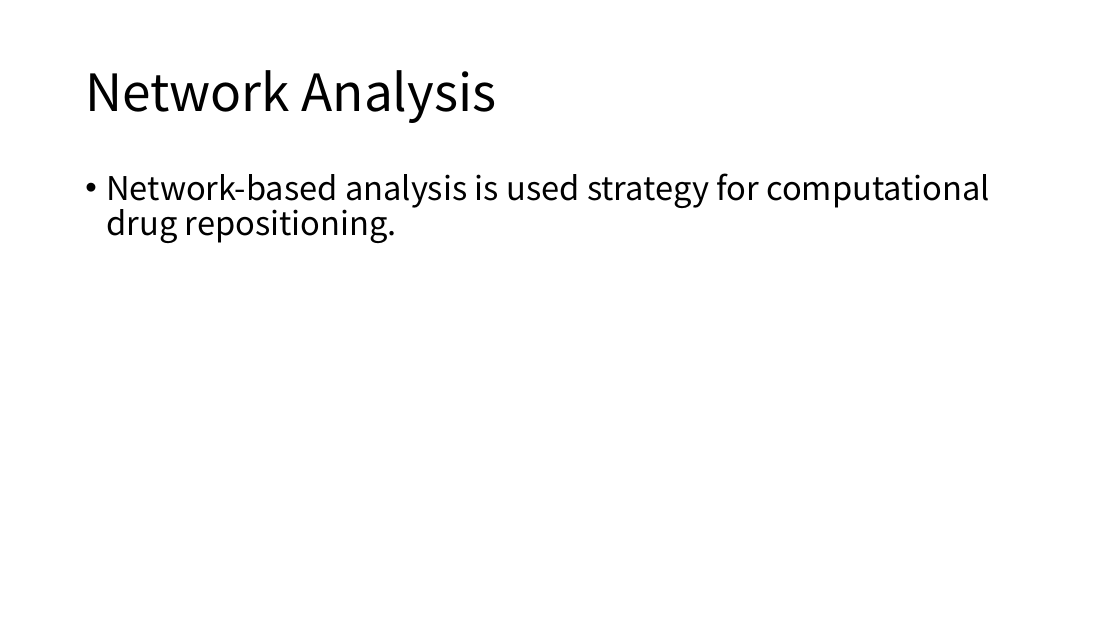
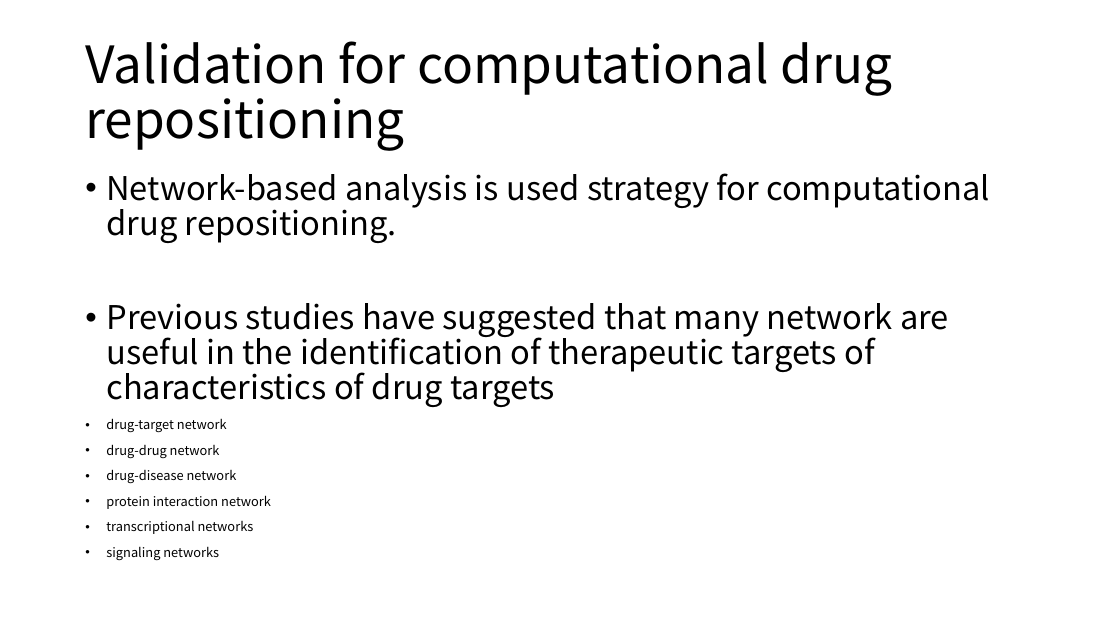
Before and after one commit to moklise/TIL, a slide deck: slide 12 of Review/[2] A Survey Off Current Trends In Computational Drug/A survey of current trends in computational drug.pptx (slide 3 before the commit). Drawn at 1120x630 pixels with LibreOffice and Linux fonts; fonts in the diff are those of the drawing. Boxes give left, top, right and bottom in pixels: in the first picture for what was removed or moved away, otherwise in the second. Text is boxed around its words. In the diff, an @@ line names an element or a change of style, - is before the commit and + after.

Commit message:
[Review] A survey of current trends in computational drug 160706

```diff
--- a/Review/[2] A Survey Off Current Trends In Computational Drug/A survey of current trends in computational drug.pptx
+++ b/Review/[2] A Survey Off Current Trends In Computational Drug/A survey of current trends in computational drug.pptx
@@ title at (x1=85, y1=41, x2=893, y2=151): text changed @@
-Network Analysis
+Validation for computational drug repositioning
@@ text at (x1=106, y1=303, x2=949, y2=561): paragraphs added @@
+• Previous studies have suggested that many network are useful in the identification of therapeutic targets of characteristics of drug targets
+• drug-target network
+• drug-drug network
+• drug-disease network
+• protein interaction network
+• transcriptional networks
+• signaling networks
```
Also in this commit, not shown: 10 slides added, 1 other file.
